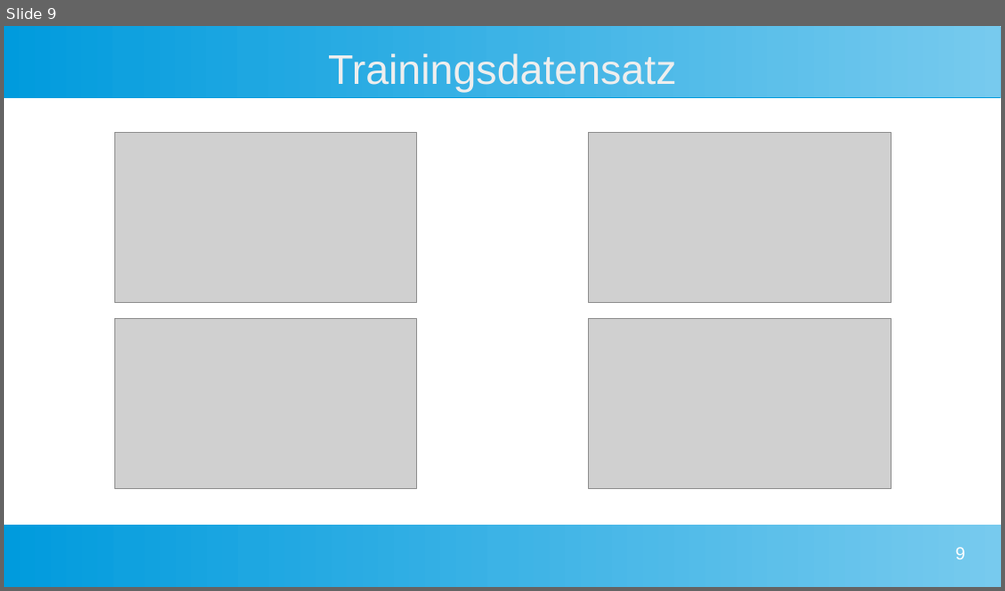
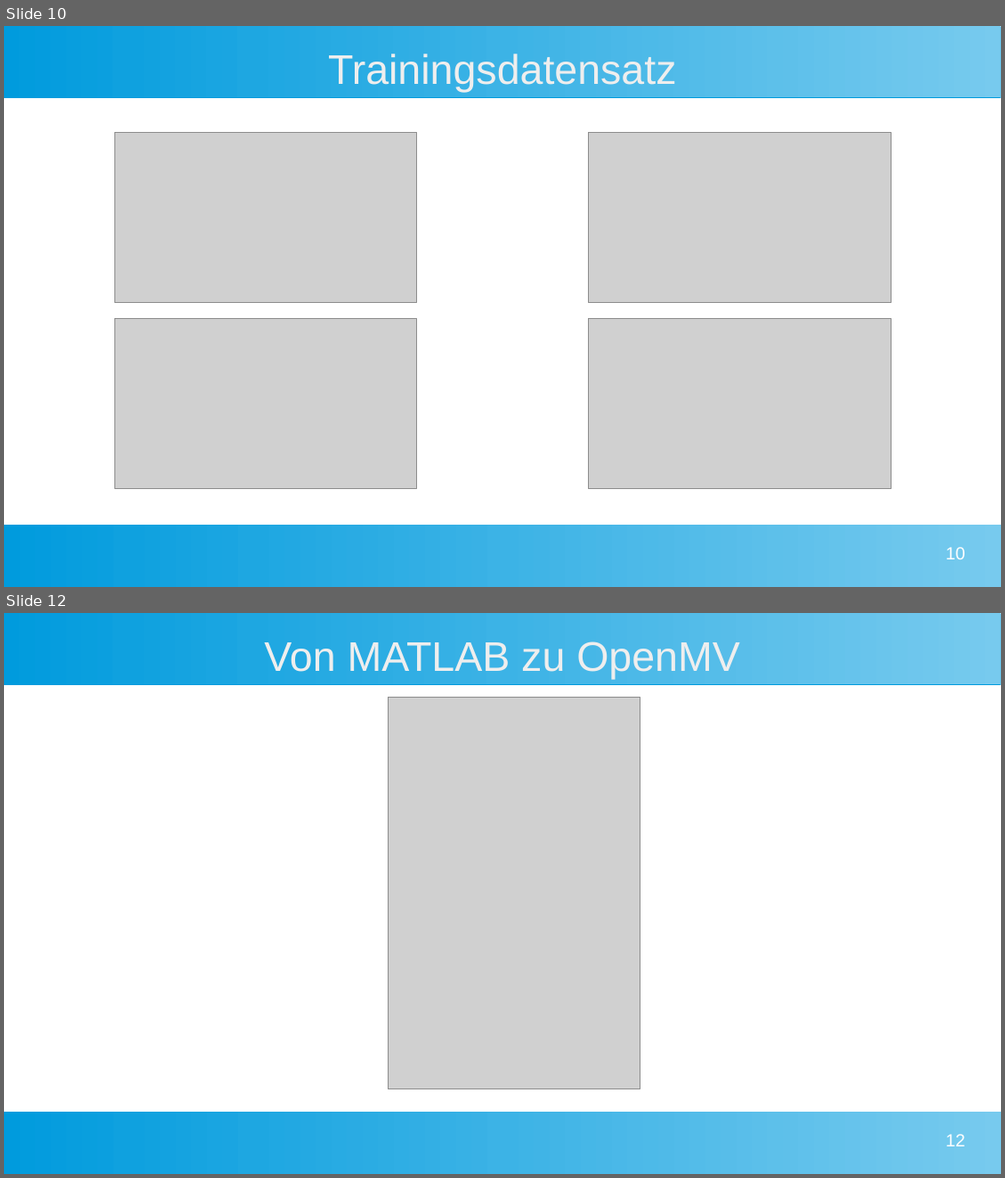
Before and after one commit to Commander-Philip/the-machine-learning-brick, a slide deck: docs/Präsentation Philip.odp. Shown one above the other, each under a label of ours: slide 9 before the commit, slides 10 and 12 after it; the slides between them are not shown. The pictures are 1005x591 and 1005x1178 pixels, drawn with LibreOffice and Linux fonts; fonts in the diff are those of the drawing; grey boxes stand for pictures. Boxes give left, top, right and bottom in pixels: in the first picture for what was removed or moved away, otherwise in the second. Text is boxed around its words. In the diff, an @@ line names an element or a change of style, - is before the commit and + after.

```diff
--- a/docs/Präsentation Philip.odp
+++ b/docs/Präsentation Philip.odp
@@ slide 12 added at <box>4,613,1001,1174</box>, background #FFFFFF; not listed: 2 template elements that a slide beside it also shows @@
@@ title added at <box>264,641,740,679</box>, 33 pt, text #EEEEEE @@
+Von MATLAB zu OpenMV
@@ picture added at <box>388,698,639,1090</box> @@
@@ page number added at <box>946,1134,965,1146</box>, 14 pt, text #FFFFFF @@
+12
@@ what was slide 9 is now slide 10 @@
@@ page number at <box>946,547,965,559</box>: text changed @@
-9
+10
```
Also in this commit, not shown: 3 slides changed, 6 other slides added, 4 slides removed, 1 other file.
